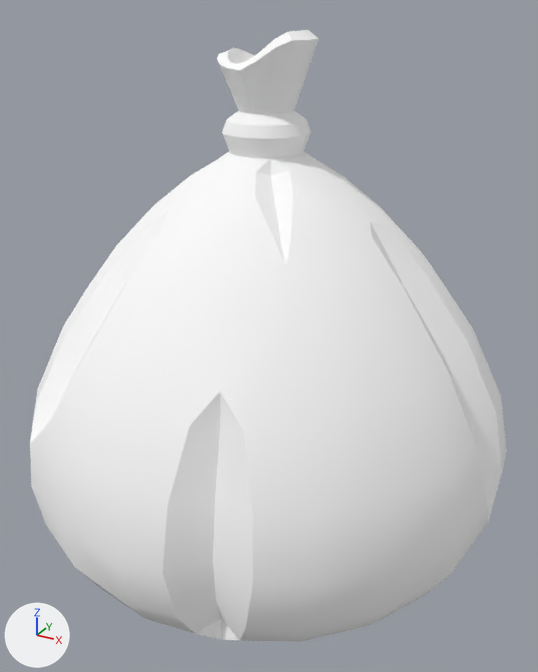
Two versions of the glTF model assets/models/TrashBag_1.glb, one commit apart.
Before and after are seen from a 50 mm lens placed at (0.345, -0.622, 0.569), pointed at (0.004, -0.003, 0.26). Arrows for +X, +Y and +Z are at lower left; the lights stay in place. The first picture is the older version.

In view in the first picture: 'TrashBag_1'.
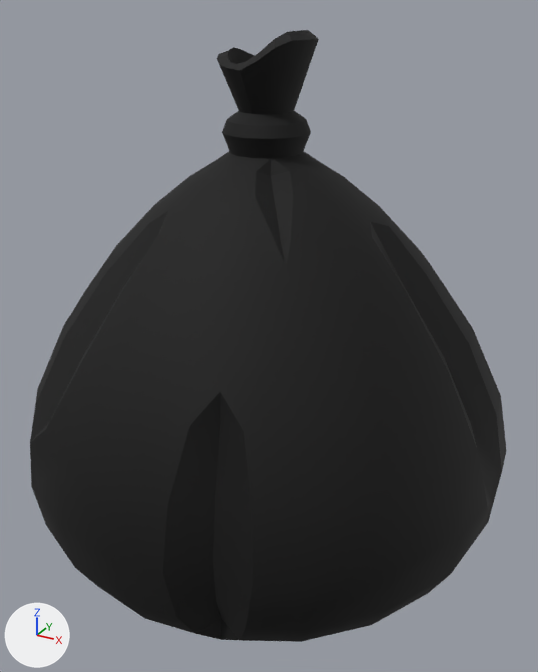
Where the change shows, as pixel boxes [x1, y1, x2, y2] in the pictures (538 x 672 px):
'TrashBag_1', recoloured (darker)
    both: [30, 30, 507, 642]

What changed in the scene script:
```text
Add mat_t_white:
    mat_t_white = bpy.data.materials.new('T:White')
    mat_t_white.use_nodes = True; mat_t_white.node_tree.nodes.clear()
    _N = mat_t_white.node_tree.nodes; _L = mat_t_white.node_tree.links
    n0 = _N.new('ShaderNodeBsdfPrincipled'); n0.name = 'Principled BSDF'
    n0.inputs[2].default_value = 0.8  # 'Roughness'
    n1 = _N.new('ShaderNodeOutputMaterial'); n1.name = 'Material Output'
    n2 = _N.new('ShaderNodeVertexColor'); n2.name = 'Color Attribute'
    _L.new(n0.outputs[0], n1.inputs[0])  # 'BSDF' to 'Surface'
    _L.new(n2.outputs[0], n0.inputs[0])  # 'Color' to 'Base Color'
Change me_sphere_003:
    where me_sphere_003.from_pydata(...)  # 524 vertices, 1044 faces; spans x -0.249..0.248, y -0.253..0.251, z -0.011..0.552
    remove me_sphere_003.materials.append(mat_atlas)  # white #ffffff
    add me_sphere_003.materials.append(mat_t_white)
```
